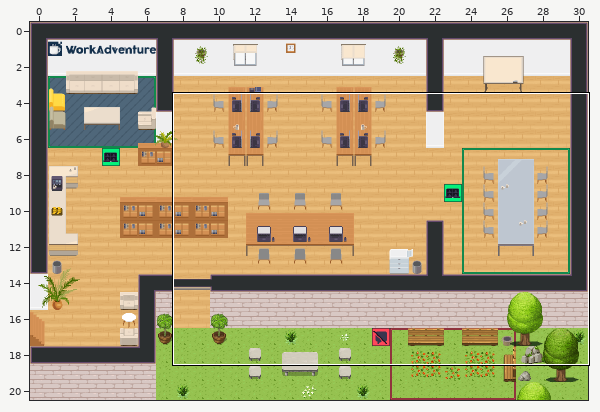
Two states of a Tiled map (JSON), map.tmj. The picture above shows the old version from afar; the outline marks the close-up.
Close-up. Before:
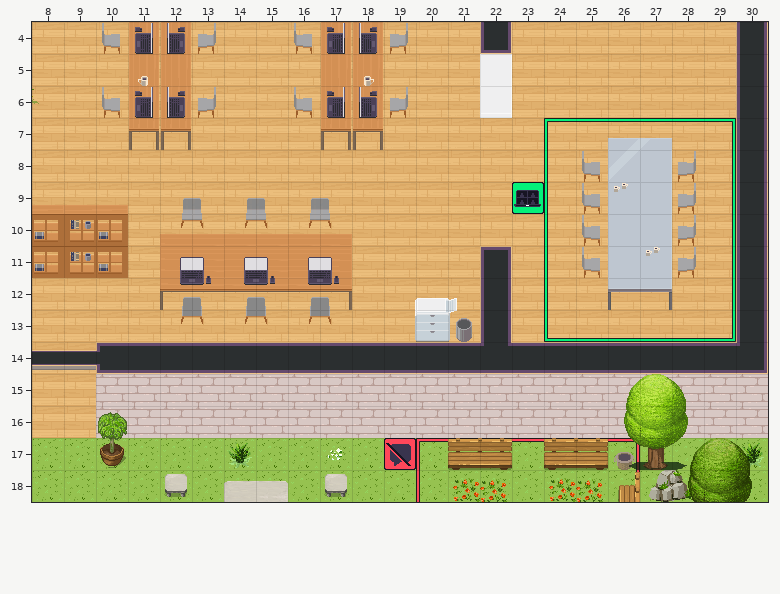
Cells are 32x32 px. Shown: x 8..30, y 4..18.
After the commit:
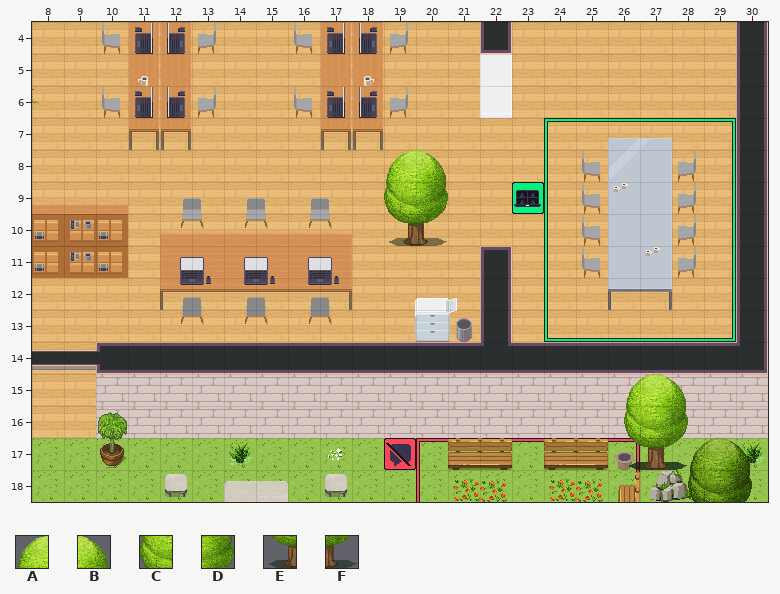
Key: from "WA_Exterior": A 3, B 4, C 28, D 29, E 53, F 54.
_ is an empty cell.
Difference:
Layer "furniture/furniture3":
y 8: x 19..20 __ -> AB
y 9: x 19..20 __ -> CD
y 10: x 19..20 __ -> EF
